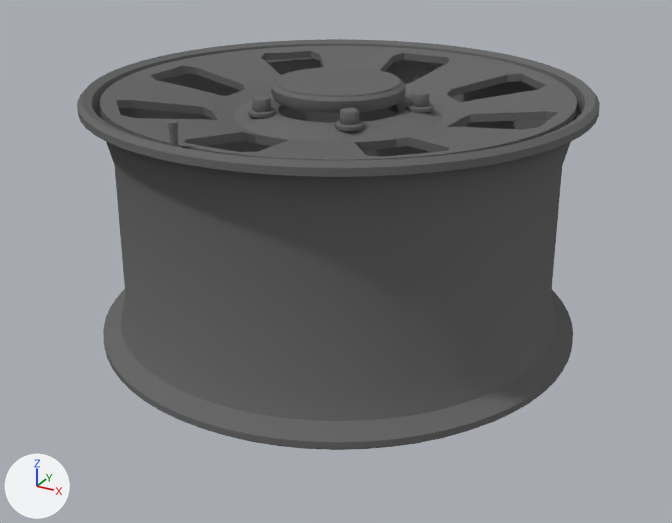
An edit to the Blender file model/source/rim-window.blend, drawn before and after from the same camera.
Both versions are drawn from a 50 mm lens placed at (0.404, -0.739, 0.32), pointed at (0.007, -0.017, -0.041). Arrows for +X, +Y and +Z are at lower left; the lights stay in place. The older version comes first.

Objects in the first picture: 'Rim window'.
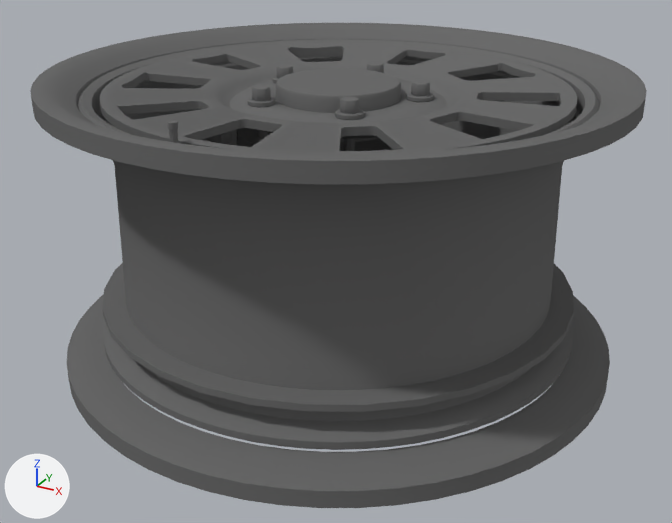
Changed parts and their boxes (x1, y1, x2, y2) in the pictures (672 x 523 px; the box of a moved part takes in the faces that stretch with it):
'Rim window', reshaped (18% wider, 18% taller): before (77, 39, 600, 450); after (30, 23, 647, 508)
part 1 of me_rolled_lip_and_hollow_barrel, moved or reshaped (not visible before): after (367, 62, 384, 73)
part 2 of me_rolled_lip_and_hollow_barrel, moved or reshaped (not visible before): after (276, 65, 293, 79)
part 3 of me_rolled_lip_and_hollow_barrel, moved or reshaped: before (248, 108, 276, 118); after (248, 97, 275, 107)
part 4 of me_rolled_lip_and_hollow_barrel, moved or reshaped: before (252, 96, 271, 112); after (252, 85, 271, 101)
part 5 of me_rolled_lip_and_hollow_barrel, moved or reshaped: before (335, 120, 364, 131); after (335, 109, 364, 120)
part 6 of me_rolled_lip_and_hollow_barrel, moved or reshaped: before (340, 108, 359, 125); after (340, 97, 359, 114)
part 7 of me_rolled_lip_and_hollow_barrel, moved or reshaped: before (406, 103, 434, 113); after (406, 92, 434, 102)
part 8 of me_rolled_lip_and_hollow_barrel, moved or reshaped: before (411, 91, 429, 107); after (411, 81, 430, 96)
part 9 of me_rolled_lip_and_hollow_barrel, added: after (102, 263, 574, 412)
part 10 of me_rolled_lip_and_hollow_barrel, added: after (236, 128, 393, 151)
part 11 of me_rolled_lip_and_hollow_barrel, added (mostly hidden): after (341, 137, 379, 143)
part 12 of me_rolled_lip_and_hollow_barrel, added (mostly hidden): after (257, 130, 268, 138)
part 13 of me_rolled_lip_and_hollow_barrel, added (mostly hidden): after (344, 139, 355, 151)
part 14 of me_rolled_lip_and_hollow_barrel, rebuilt: before (100, 46, 577, 160); after (100, 43, 577, 154)
part 15 of me_rolled_lip_and_hollow_barrel, rebuilt (7% narrower): before (271, 79, 405, 113); after (276, 78, 401, 113)
part 16 of me_rolled_lip_and_hollow_barrel, added: after (30, 23, 647, 184)
part 17 of me_rolled_lip_and_hollow_barrel, added: after (67, 294, 610, 508)

Edits to the bpy script that builds the scene:
```text
Change me_rolled_lip_and_hollow_barrel:
    remove me_rolled_lip_and_hollow_barrel.from_pydata(...)  # 4892 vertices, 4467 faces; spans x -0.231..0.231, y -0.231..0.231, z -0.113..0.141
    add me_rolled_lip_and_hollow_barrel.from_pydata(...)  # 6785 vertices, 6111 faces; spans x -0.267..0.267, y -0.267..0.267, z -0.139..0.141
    me_rolled_lip_and_hollow_barrel part 1: the loose piece of 36 vertices spanning x -0.007..0.007, y 0.067..0.083, z 0.108..0.122 is moved by (0.0, 0.0, 0.01)
    me_rolled_lip_and_hollow_barrel part 2: the loose piece of 36 vertices spanning x -0.079..-0.064, y 0.015..0.031, z 0.108..0.122 is moved by (0.0, 0.0, 0.01)
    me_rolled_lip_and_hollow_barrel part 3: the loose piece of 64 vertices spanning x -0.056..-0.032, y -0.073..-0.048, z 0.107..0.111 is moved by (0.0, 0.0, 0.01)
    me_rolled_lip_and_hollow_barrel part 4: the loose piece of 36 vertices spanning x -0.051..-0.037, y -0.069..-0.053, z 0.108..0.122 is moved by (0.0, 0.0, 0.01)
    me_rolled_lip_and_hollow_barrel part 5: the loose piece of 64 vertices spanning x 0.032..0.056, y -0.073..-0.048, z 0.107..0.111 is moved by (0.0, 0.0, 0.01)
    me_rolled_lip_and_hollow_barrel part 6: the loose piece of 36 vertices spanning x 0.037..0.051, y -0.069..-0.053, z 0.108..0.122 is moved by (0.0, 0.0, 0.01)
    me_rolled_lip_and_hollow_barrel part 7: the loose piece of 64 vertices spanning x 0.059..0.084, y 0.011..0.036, z 0.107..0.111 is moved by (0.0, 0.0, 0.01)
    me_rolled_lip_and_hollow_barrel part 8: the loose piece of 36 vertices spanning x 0.064..0.079, y 0.015..0.031, z 0.108..0.122 is moved by (0.0, 0.0, 0.01)
    me_rolled_lip_and_hollow_barrel part 9: a new loose piece, a 32-sided cylinder along z spanning x -0.229..0.229, y -0.229..0.229, z -0.0765..-0.0702, in mat_black (dark grey #6c6c6c)
    me_rolled_lip_and_hollow_barrel part 10: a new loose piece, a 32-sided cylinder along z spanning x -0.094..0.094, y -0.094..0.094, z 0.039..0.087, in mat_brake (dark grey #6c6c6c)
    me_rolled_lip_and_hollow_barrel part 11: a new loose piece, a 24-sided cylinder along z spanning x -0.053..0.053, y -0.053..0.053, z 0.084..0.105, in mat_black (dark grey #6c6c6c)
    me_rolled_lip_and_hollow_barrel part 12: a new loose piece, an 8-sided cylinder along z spanning x -0.0491..-0.0391, y -0.0657..-0.0557, z 0.0608..0.1237, in mat_brake (dark grey #6c6c6c)
    me_rolled_lip_and_hollow_barrel part 13: a new loose piece, an 8-sided cylinder along z spanning x 0.0391..0.0491, y -0.0657..-0.0557, z 0.0608..0.1237, in mat_brake (dark grey #6c6c6c)
    me_rolled_lip_and_hollow_barrel part 14: the loose piece of 2560 vertices spanning x -0.212..0.212, y -0.212..0.212, z 0.092..0.122 is rebuilt with 2861 vertices and now spans x -0.212..0.212, y -0.212..0.212, z 0.104..0.125
    me_rolled_lip_and_hollow_barrel part 15: the loose piece of 288 vertices spanning x -0.061..0.061, y -0.061..0.061, z 0.115..0.129 is rebuilt with 160 vertices and now spans x -0.057..0.057, y -0.057..0.057, z 0.112..0.129
    me_rolled_lip_and_hollow_barrel part 16: 1048 vertices added at x -0.267..0.267, y -0.267..0.267, z 0.023..0.139
    me_rolled_lip_and_hollow_barrel part 17: 448 vertices added at x -0.267..0.267, y -0.267..0.267, z -0.139..-0.113
    other edits to the shape of me_rolled_lip_and_hollow_barrel do not show in these pictures
    add me_rolled_lip_and_hollow_barrel.materials.append(mat_tyre)  # dark grey #6c6c6c
    add me_rolled_lip_and_hollow_barrel.materials.append(mat_brake)  # dark grey #6c6c6c
```
